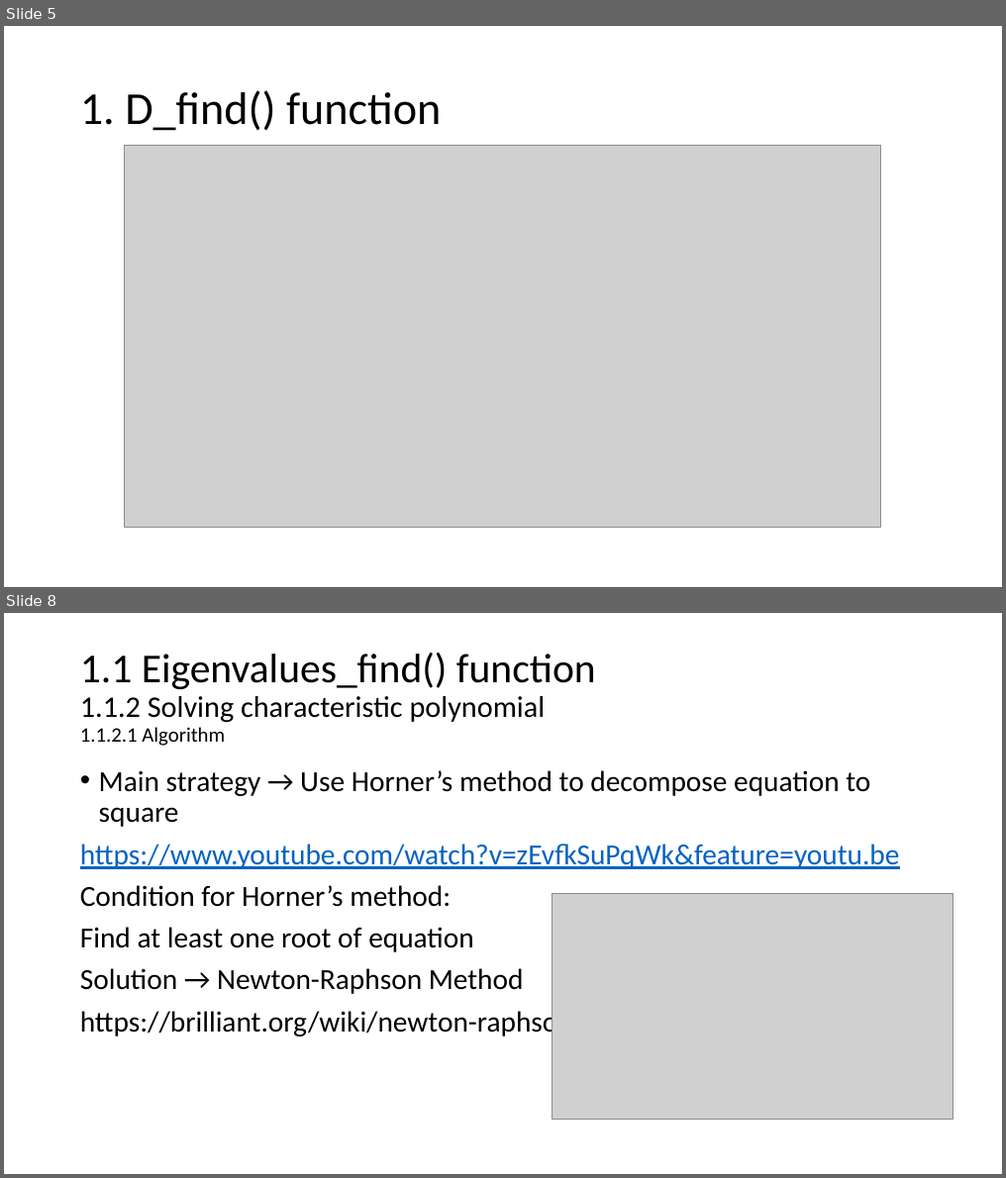
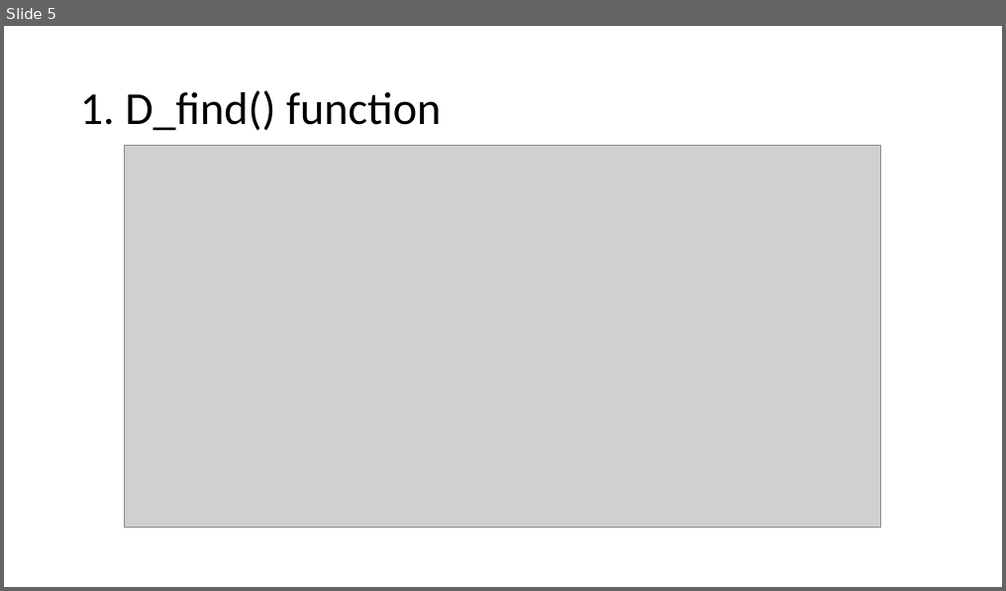
Before and after one commit to netalydana28/Python2, a slide deck: project3/algebra.pptx. Shown one above the other, each under a label of ours: slides 5 and 8 before the commit, slide 5 after it; the slides between them are not shown. The pictures are 1006x1178 and 1006x591 pixels, drawn with LibreOffice and Linux fonts; fonts in the diff are those of the drawing; grey boxes stand for pictures. Boxes give left, top, right and bottom in pixels: in the first picture for what was removed or moved away, otherwise in the second. Text is boxed around its words. In the diff, an @@ line names an element or a change of style, - is before the commit and + after.

```diff
--- a/project3/algebra.pptx
+++ b/project3/algebra.pptx
@@ slide 8 removed at <box>4,613,1002,1174</box>, background #FFFFFF @@
@@ title removed at <box>80,652,596,746</box> @@
-1.1 Eigenvalues_find() function
-1.1.2 Solving characteristic polynomial
-1.1.2.1 Algorithm
@@ text removed at <box>80,770,900,1039</box> @@
-• Main strategy → Use Horner’s method to decompose equation to square
-https://www.youtube.com/watch?v=zEvfkSuPqWk&feature=youtu.be
-Condition for Horner’s method:
-Find at least one root of equation
-Solution → Newton-Raphson Method
-https://brilliant.org/wiki/newton-raphson-method/
@@ picture removed at <box>552,894,953,1120</box> @@
```
Also in this commit, not shown: 4 slides changed, 13 slides added, 4 other slides removed, 2 other files.
